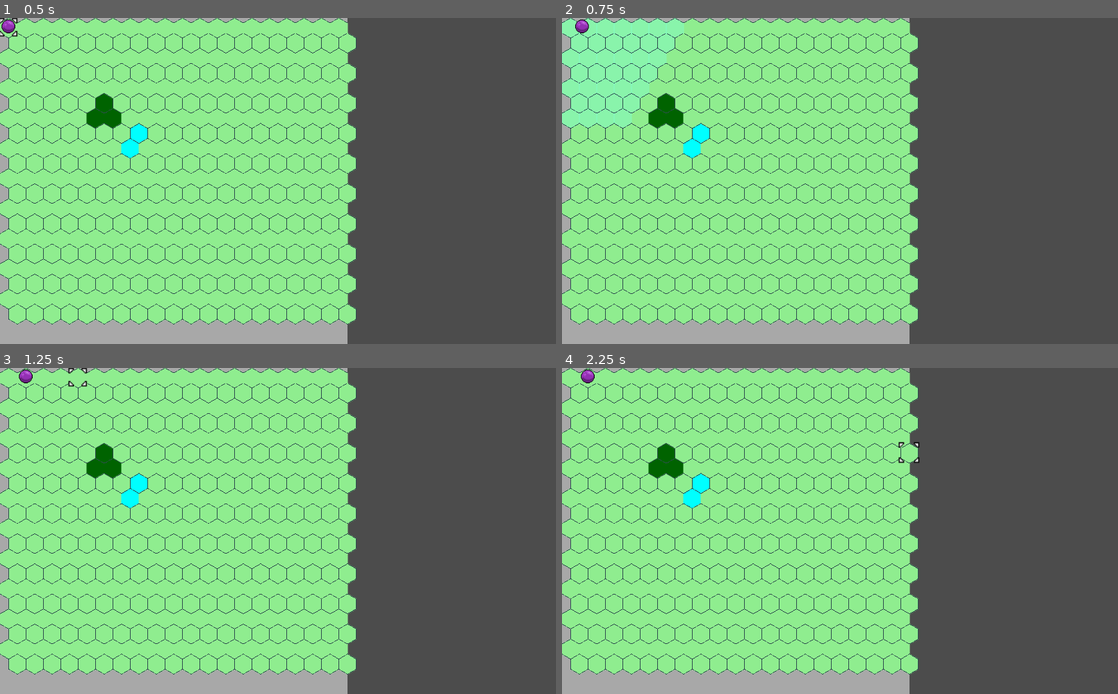
Above: before the commit, frames 1-4 (two rows, left to right).
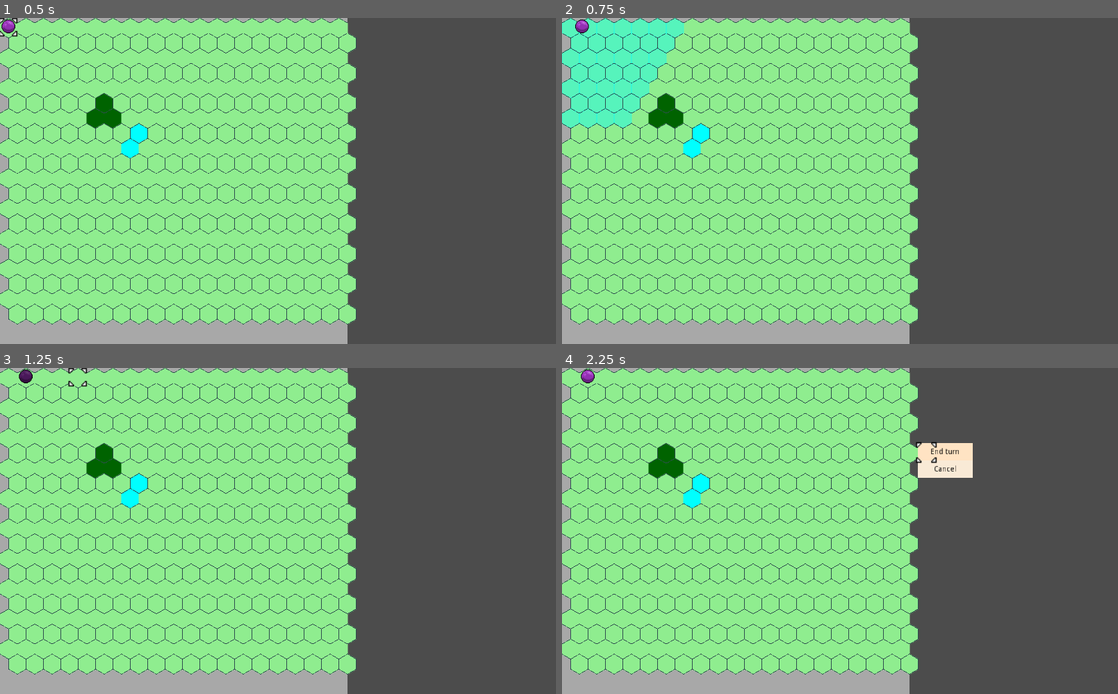
Above: after the commit, the same moments.

Repository: DaveRendell/gridcursor
Game: Godot game, scene res://src/map/HexGrid.tscn
Same seed, same stepped clock (60 frames per second), same inputs: the game is played once before the commit and once after it. This scene is started directly instead of the project's main scene.
Inputs (mouse positions are in pixels of both pictures, inside the frame that each line leads up to):
- Up to frame 1 (0.5 s): no input
- Up to frame 2 (0.75 s): tap Enter (ui_accept) at 0.5 s; move the mouse to (962, 164) at 0.52 s; hold Right (ui_right) from 0.53 s (still down); click (962, 164) at 0.67 s
- Up to frame 3 (1.25 s): keep holding Right (ui_right); tap Enter (ui_accept) at 0.77 s
- Up to frame 4 (2.25 s): move the mouse to (728, 547) at 1.27 s; release Right (ui_right) at 1.28 s; hold Down (ui_down) 1.28-2.03 s; click (728, 547) at 1.42 s; tap Enter (ui_accept) at 1.52 s; move the mouse to (895, 459) at 2.02 s; hold Right (ui_right) from 2.03 s (still down); click (895, 459) at 2.17 s

Frame 1 is identical in both runs. In frame 2, 5.0% of the frame differs, in the area x 0-22%, y 0-34%; in frame 3, less than 0.1%; in frame 4, 1.1%.

Commit message:
Refactor unit state, add turns

Diff:
--- /dev/null
+++ b/src/battle/Battle.gd
@@ -0,0 +1,3 @@
+extends Node2D
+
+var teams = 2
--- /dev/null
+++ b/src/battle/Battle.tscn
@@ -0,0 +1,6 @@
+[gd_scene load_steps=2 format=2]
+
+[ext_resource path="res://src/battle/Battle.gd" type="Script" id=1]
+
+[node name="Battle" type="Node2D"]
+script = ExtResource( 1 )
--- a/src/coordinate/coordinate_list.gd
+++ b/src/coordinate/coordinate_list.gd
@@ -27,10 +27,11 @@
 	return array.has([coordinate.x, coordinate.y])
 
 func slice(start: int, end: int) -> CoordinateList:
-	var new_list = get_script().new()
-	for i in range(0, end - start):
-		new_list = new_list.append(array[start + i])
-	return new_list
+	var coords = []
+	for i in range(start, end + 1):
+		var coordinate = at(i)
+		coords.append(coordinate)
+	return get_script().new(coords)
 
 func remove(position: int) -> CoordinateList:
 	var new_array = array.duplicate()
@@ -53,3 +54,10 @@
 	for item in array:
 		output.append(Coordinate.new(item[0], item[1]))
 	return output
+
+func _to_string():
+	var output = "["
+	for coord in to_array():
+		output += coord._to_string()
+	output += "]"
+	return output
--- a/src/grid/Grid.gd
+++ b/src/grid/Grid.gd
@@ -83,6 +83,9 @@
 		|| (event is InputEventMouseButton and event.is_pressed()):
 			click_position(cursor)
 
+		if event.is_action_pressed("ui_cancel"):
+			emit_signal("click", "cancel")
+
 
 func scroll_cursor():
 	if Input.is_action_pressed("ui_up") and cursor.y > 0:
@@ -95,17 +98,7 @@
 		move_cursor(1, 0)
 
 func click_position(coordinate: Coordinate):
-	if active:
-		print("Clicked grid position %s" % [coordinate])
-		if send_clicks_as_signal:
-			if !clickable_cells or clickable_cells.has(coordinate):
-				emit_signal("click", self)
-		else:
-			for child in $GridNodes.get_children():
-				var node = child as GridNode
-				if node and node.has_method("select"):
-					if node.coordinate().equals(coordinate):
-						node.select(self)
+	push_error("Implement click_position in inheriting scene")
 
 func set_active(value: bool) -> void:
 	active = value
--- a/src/map/Map.gd
+++ b/src/map/Map.gd
@@ -7,6 +7,12 @@
 var path = CoordinateList.new()
 
 var terrain_types = []
+
+var teams = 2
+var current_turn = 0
+
+var new_menu = preload("res://src/menu/Menu.tscn")
+
 
 func _ready() -> void:
 	var file = File.new()
@@ -54,6 +60,11 @@
 	highlights.set_value(coordinate, colour)
 	update()
 
+func add_highlights(coordinates: CoordinateList, colour: Color):
+	for coordinate in coordinates.to_array():
+		highlights.set_value(coordinate, colour)
+	update()
+
 func get_adjacent_cells(coordinate: Coordinate) -> CoordinateList:
 	push_error("Implement get_adjacent_cells in inheriting scene")
 	return CoordinateList.new([])
@@ -68,6 +79,33 @@
 	highlights = CoordinateMap.new(grid_width, grid_height, [], null)
 	update()
 
+func click_position(coordinate: Coordinate):
+	if active:
+		print("Clicked grid position %s" % [coordinate])
+		if send_clicks_as_signal:
+			if !clickable_cells or clickable_cells.has(coordinate):
+				emit_signal("click", self)
+		else:
+			for child in $GridNodes.get_children():
+				var node = child as GridNode
+				if node and node.has_method("select"):
+					if node.coordinate().equals(coordinate):
+						return node.select(self)
+			# If no unit selected
+			var menu = new_menu.instance()
+			menu.set_options(["End turn", "Cancel"])
+			menu.position = position_from_coordinates(cursor) + Vector2(grid_size, 0)
+			menu.z_index = 10
+			add_child(menu)
+			set_active(false)
+			var option = yield(menu, "option_selected")
+
+			menu.queue_free()
+			if option == "End turn":
+				next_turn()
+			yield(get_tree(), "idle_frame")
+			set_active(true)
+
 func draw_nodes():
 	for node in $GridNodes.get_children():
 		var grid_node = (node as GridNode)
@@ -76,3 +114,9 @@
 # Draw the grid for this coordinate system
 func draw_grid():
 	push_error("Implement draw_grid in inheriting scene")
+
+func next_turn():
+	current_turn = (current_turn + 1) % teams
+	for child in $GridNodes.get_children():
+		if child.has_method("state_to_unselected"):
+			child.state_to_unselected(self)
--- a/src/map/SquareGrid.tscn
+++ b/src/map/SquareGrid.tscn
@@ -9,6 +9,9 @@
 
 [node name="Background" parent="." index="0"]
 show_behind_parent = true
+
+[node name="Cursor" parent="." index="1"]
+frame = 1
 
 [node name="Unit" parent="GridNodes" index="0" instance=ExtResource( 4 )]
 x = 6
--- a/src/map/Unit.gd
+++ b/src/map/Unit.gd
@@ -6,6 +6,35 @@
 var attacks = [Attack.new(1, 1, true)]
 
 export var team = 0
+
+enum UnitState {
+	UNSELECTED,
+	SELECTED,
+	ACTION_SELECT,
+	ATTACK_SELECT,
+	DONE,
+}
+var unit_state: int = 0
+
+# States
+# 0: Non selected
+	# On select -> selected
+# 1: Selected
+	# Highlight movable areas
+	# Update path on cursor move
+	# click movement option -> (animated) action_select
+	# click attack option -> (animated) action_select with preselected attack, no wait option?
+	# click other option -> #0
+# 2: Action select
+	# Menu with options
+	# Wait -> finished
+	# Cancel -> #1
+	# Attack -> #3 attack_select
+# 3: Attack select
+	# Highlight attackable units from moved position
+	# Click non attack option -> #2
+	# Click attack option -> (attack, then) #4
+#4 Done
 
 var movement_remaining: CoordinateMap = null
 
@@ -17,88 +46,108 @@
 	if team == 1:
 		$AnimatedSprite.animation = "yellow"
 
-func select(grid):
-	var options = movement_options(grid)
-	grid.send_clicks_as_signal = true
-	for option in options.to_array():
-		grid.add_highlight(option, Color.aquamarine)
-
-	grid.connect("click", self, "handle_grid_click")
-	grid.connect("cursor_move", self, "handle_cursor_move")
-
-func handle_grid_click(map: Map):
-	var coordinate = map.cursor
-	var original_position = coordinate()
-	var options = movement_options(map)
-	var node_array = map.node_array()
-
-	var is_option = options.has(coordinate)
-	var node = node_array.at(coordinate)
-	var space_occupied = node != null
-
-	if is_option and not space_occupied:
+func select(map: Map):
+	if unit_state == UnitState.UNSELECTED and map.current_turn == team:
+		state_to_selected(map, CoordinateList.new())
+
+func state_to_unselected(map: Map):
+	unit_state = UnitState.UNSELECTED
+	modulate = Color(1, 1, 1, 1)
+	map.clear_highlights()
+	map.path = CoordinateList.new()
+
+func state_to_selected(map: Map, initial_path: CoordinateList):
+	unit_state = UnitState.SELECTED
+	var movement_options = movement_options(map)
+
+	# Set map to display possibly movement options and show movement path
+	map.clear_highlights()
+	map.add_highlights(movement_options, Color.aqua)
+	map.path = initial_path
+	map.connect("cursor_move", self, "handle_cursor_move")
+
+	var movement_selected = wait_for_cell_option_select(map, movement_options)
+	var result = yield(map, "click")
+	movement_selected.resume()
+
+
+	if typeof(result) == TYPE_STRING and result == "cancel":
+		# Unselect unit
+		map.disconnect("cursor_move", self, "handle_cursor_move")
+		state_to_unselected(map)
+	else:
+		# Animate movement along movement path, then move to action select
+		var path = map.path
 		var tween = animate_movement_along_path(map)
-		var path = map.path
-		map.path = CoordinateList.new([])
-		map.update()
-		map.set_active(false)
-
 		yield(tween, "finished")
-
-		var attack_options = get_attack_options(map, coordinate, attacks[0])
-
-		var menu_options = ["Wait", "Cancel"]
-		if attack_options.size() > 0:
-			menu_options.push_front("Attack")
-
-		var menu = new_menu.instance()
-		menu.set_options(menu_options)
-		menu.position = Vector2(map.grid_size, 0)
-		add_child(menu)
-		var option = yield(menu, "option_selected")
-
-
-		if option == "Wait":
-			menu.queue_free()
-			update_position(map, coordinate)
-		if option == "Cancel":
-			menu.queue_free()
-			map.path = path
-			map.update()
-			position = map.position_from_coordinates(coordinate())
-			yield(get_tree(), "idle_frame")
-			map.set_active(true)
-		if option == "Attack":
-			menu.queue_free()
-			map.set_active(true)
-			update_position(map, coordinate)
-			var map_option_select = wait_for_cell_option_select(map, attack_options, Color.lightpink)
-
-			yield(map, "click")
-			var target_coordinate = map.cursor
-			map_option_select.resume()
-
-			var attacked_node = map.node_array().at(target_coordinate)
-			attacked_node.queue_free()
+		state_to_action_select(map, path)
+
+func state_to_action_select(map: Map, path: CoordinateList):
+	unit_state = UnitState.ACTION_SELECT
+	var new_location = map.cursor
+	var attack_options = get_attack_options(map, new_location) # TODO: Get options from all attacks
+
+	var menu_options = ["Wait", "Cancel"]
+	if attack_options.size() > 0:
+		menu_options.push_front("Attack")
+
+	var menu = new_menu.instance()
+	menu.set_options(menu_options)
+	menu.position = Vector2(map.grid_size, 0)
+	menu.z_index = 10
+	add_child(menu)
+	var option = yield(menu, "option_selected")
+	menu.queue_free()
+
+	if option == "Cancel":
+		yield(get_tree(), "idle_frame")
+		state_to_selected(map, path)
+	if option == "Wait":
+		update_position(map, new_location)
+		state_to_done(map)
+	if option == "Attack":
+		state_to_attack_select(map, path, new_location)
+
+func state_to_attack_select(map: Map, path: CoordinateList, new_location: Coordinate):
+	unit_state = UnitState.ATTACK_SELECT
+	var attack_options = get_attack_options(map, new_location)
+	var initial_position = coordinate()
+	update_position(map, new_location)
+	map.clear_highlights()
+	map.add_highlights(attack_options, Color.lightpink)
+
+	var attack_selected = wait_for_cell_option_select(map, attack_options)
+	var result = yield(map, "click")
+	attack_selected.resume()
+
+	if typeof(result) == TYPE_STRING and result == "cancel":
+		update_position(map, initial_position)
+		state_to_action_select(map, path)
+	else:
+		var attacked_node = map.node_array().at(map.cursor)
+		attacked_node.queue_free() # TODO: damage rather than instadeath
+		state_to_done(map)
+
+func state_to_done(map: Map):
+	unit_state == UnitState.DONE
+	modulate = Color(0.5, 0.5, 0.5, 1.0)
+	map.clear_highlights()
 
 func wait_for_cell_option_select(
 	map: Map,
-	options: CoordinateList,
-	highlight_colour: Color
+	options: CoordinateList
 ) -> void:
+	map.set_active(true)
 	map.send_clicks_as_signal = true
 	map.clickable_cells = options
-	for option in options.to_array():
-		map.add_highlight(option, highlight_colour)
 
 	yield()
 
 	map.send_clicks_as_signal = false
 	map.clickable_cells = null
-	map.clear_highlights()
-
-
-func get_attack_options(map: Map, coordinate: Coordinate, attack: Attack) -> CoordinateList:
+
+func get_attack_options(map: Map, coordinate: Coordinate) -> CoordinateList:
+	var attack = attacks[0] # TODO use all attacks
 	var out = CoordinateList.new()
 	var node_array = map.node_array()
 	for target_coordinate in node_array.coordinates():
@@ -111,9 +160,14 @@
 
 func animate_movement_along_path(map: Map) -> SceneTreeTween:
 	var tween = get_tree().create_tween()
+	if map.path.size() == 0:
+		tween.tween_interval(0)
 	for i in range(1, map.path.size()):
 		var pos = map.position_from_coordinates(map.path.at(i))
 		tween.tween_property(self, "position", pos, 0.1)
+	map.path = CoordinateList.new()
+	map.set_active(false)
+	map.update()
 	return tween
 
 func update_position(map: Map, coordinate: Coordinate):
@@ -123,7 +177,6 @@
 	map.draw_nodes()
 	map.clear_highlights()
 	map.send_clicks_as_signal = false
-	map.disconnect("click", self, "handle_grid_click")
 	map.disconnect("cursor_move", self, "handle_cursor_move")
 	map.path = CoordinateList.new()
 	movement_remaining = null
@@ -193,7 +246,7 @@
 	var remaining_movement = calculate_movement(map)
 	var options = []
 	for coordinate in remaining_movement.coordinates():
-		if remaining_movement.at(coordinate)> -1:
+		if remaining_movement.at(coordinate) > -1:
 			options.append(coordinate)
 	return CoordinateList.new(options)
 
